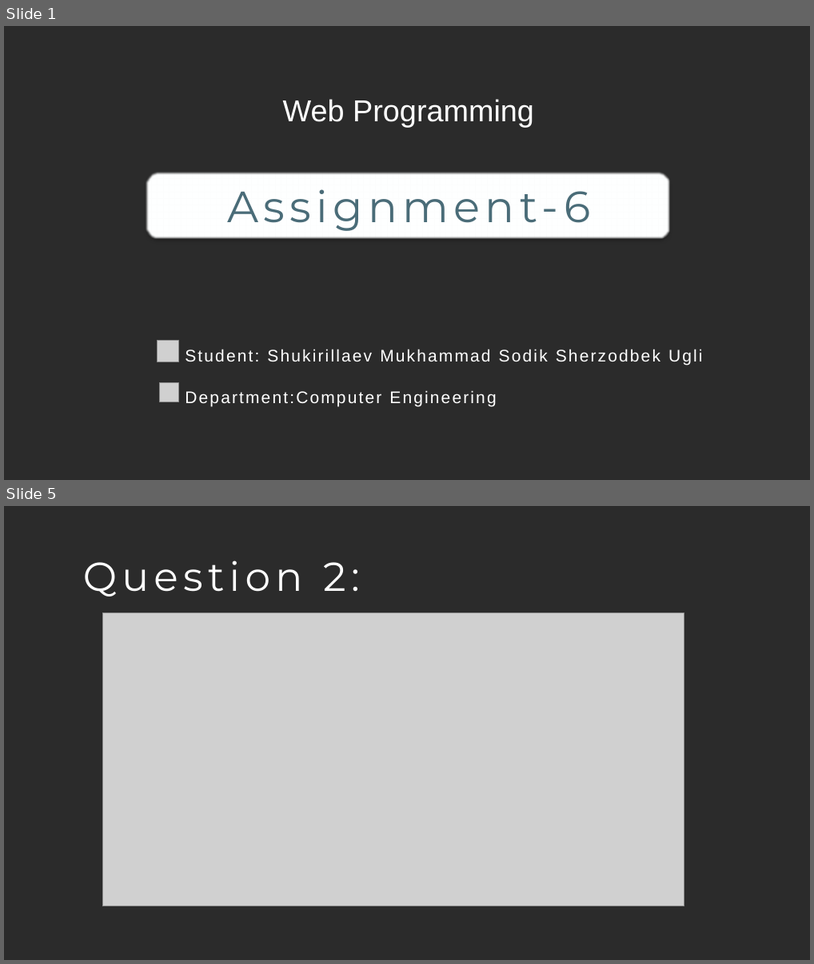
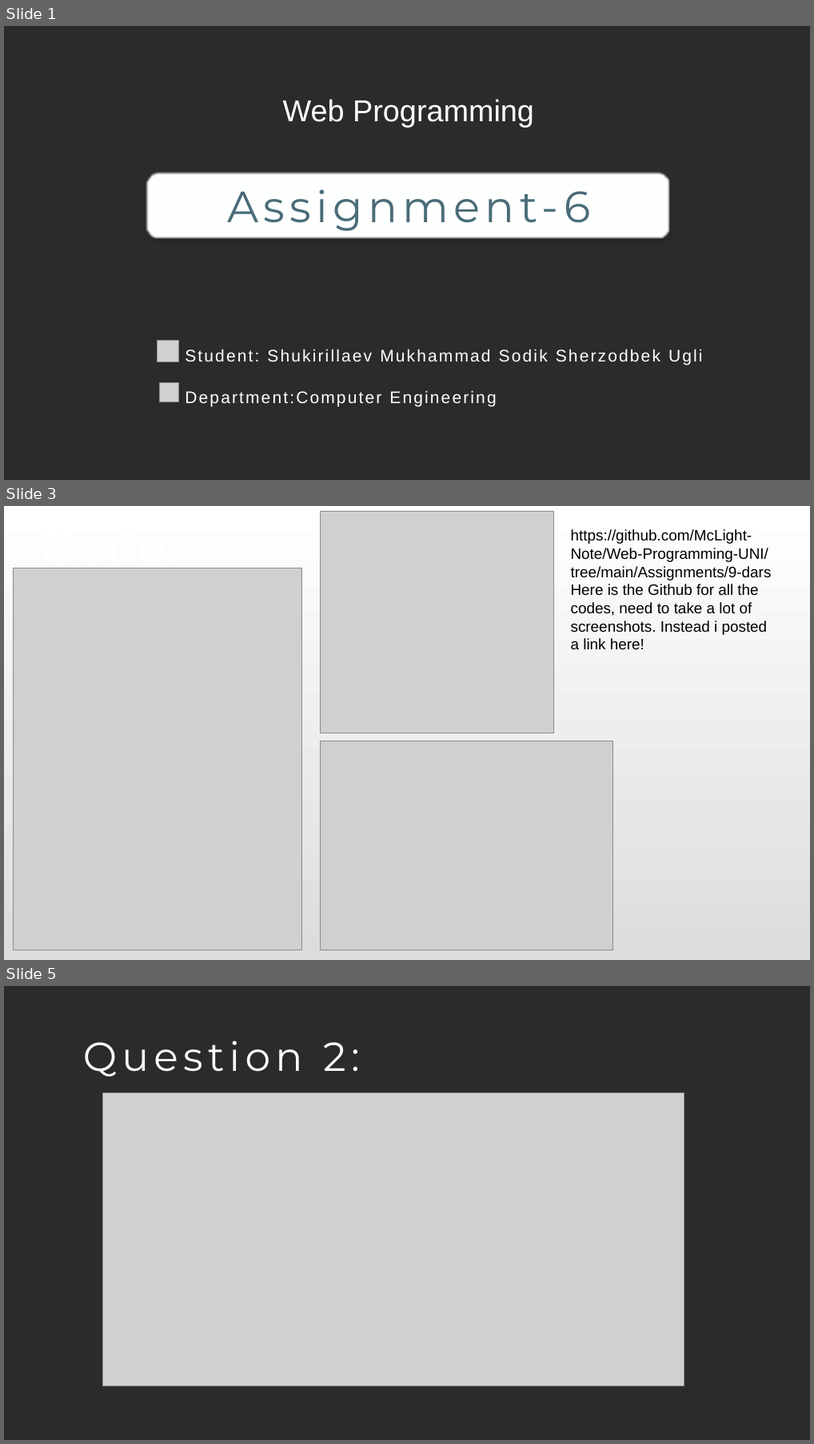
Before and after one commit to McLight-Note/Web-Programming-UNI, a slide deck: Assignments/Assignment_6.pptx. Shown one above the other, each under a label of ours: slides 1 and 5 before the commit, slides 1, 3 and 5 after it; the slides between them are not shown. The pictures are 814x964 and 814x1444 pixels, drawn with LibreOffice and Linux fonts; fonts in the diff are those of the drawing; grey boxes stand for pictures; background and template pictures are left out; a plain dark background stands for a picture behind light text. Boxes give left, top, right and bottom in pixels: in the first picture for what was removed or moved away, otherwise in the second. Text is boxed around its words. In the diff, an @@ line names an element or a change of style, - is before the commit and + after.

```diff
--- a/Assignments/Assignment_6.pptx
+++ b/Assignments/Assignment_6.pptx
@@ slide 3 added at (4,506,810,960), background picture (left out) @@
@@ picture added at (320,511,554,733) @@
@@ text added at (571,529,772,650), 18 pt, text #000000 @@
+https://github.com/McLight-Note/Web-Programming-UNI/tree/main/Assignments/9-dars
+Here is the Github for all the codes, need to take a lot of screenshots. Instead i posted a link here!
@@ picture added at (13,568,302,949) @@
@@ text added at (40,568,182,573), 60 pt, text #FFFFFF, bold @@
+Code:
@@ picture added at (320,740,614,949) @@
```
Also in this commit, not shown: 2 slides changed, 1 slide removed, 21 other files.
